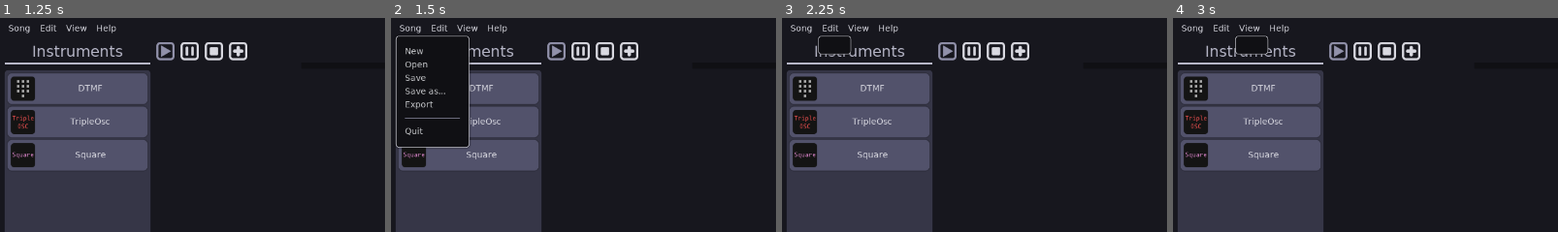
Above: before the commit, frames 1-4 (left to right).
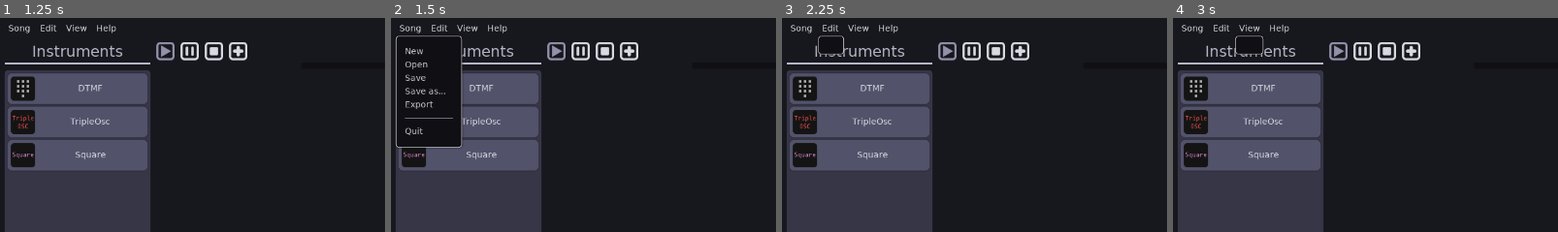
Above: after the commit, the same moments.

Repository: QuadCubedStudios/GoDAW
Game: Godot game, scene res://Main.tscn
Two runs of this game, one before a commit and one after it. Both use one fixed random seed, a clock stepped at 60 frames per second and the inputs below.
Inputs (mouse positions are % of the whole screen's width and height, from its top left):
- Up to frame 1 (1.25 s): click (21, 8) at 0.5 s
- Up to frame 2 (1.5 s): click "Song" at 1.25 s
- Up to frame 3 (2.25 s): click "Edit" at 2 s
- Up to frame 4 (3 s): click "View" at 2.75 s
The pictures show only the part of the screen within x 0-50%, y 0-50%; the shares and areas given below are measured in that part.

Frame 1 is identical in both runs. In frame 2, 1.0% of the frame differs, in the area x 16-21%, y 8-61%; in frame 3, 0.1%; in frame 4, 0.1%.

Commit message:
Theme Stuff

Diff:
--- a/Editor/Scenes/SongEditor/SongEditor.gd
+++ b/Editor/Scenes/SongEditor/SongEditor.gd
@@ -20,12 +20,6 @@
 onready var track_scroll = $TracksScroll
 onready var sequencer = $Sequencer
 onready var instrument_container = $InstrumentContainer
-
-# styles
-# techno: Make this support different themes
-var style_1 = preload("res://Themes/Default/SongButton1.tres")
-var style_2 = preload("res://Themes/Default/SongButton2.tres")
-var style_pressed = preload("res://Themes/Default/SongButtonPressed.tres")
 
 # Takes a Button since it conveniently sends an icon and message
 # TODO: Not use button as param
--- a/Themes/Default/GoDAWTheme.tres
+++ b/Themes/Default/GoDAWTheme.tres
@@ -234,6 +234,22 @@
 corner_radius_bottom_right = 3
 corner_radius_bottom_left = 3
 expand_margin_left = 20.0
+
+[sub_resource type="StyleBoxFlat" id=27]
+bg_color = Color( 0.576471, 0.576471, 0.67451, 1 )
+corner_radius_top_left = 1
+corner_radius_top_right = 1
+corner_radius_bottom_right = 1
+corner_radius_bottom_left = 1
+expand_margin_top = 1.0
+expand_margin_bottom = 2.0
+
+[sub_resource type="StyleBoxLine" id=28]
+color = Color( 0.054902, 0.054902, 0.0705882, 1 )
+grow_begin = 0.0
+grow_end = 2.0
+thickness = 6
+vertical = true
 
 [sub_resource type="StyleBoxFlat" id=20]
 bg_color = Color( 0.152941, 0.152941, 0.152941, 0.0627451 )
@@ -679,10 +695,10 @@
 VScrollBar/icons/decrement_highlight = null
 VScrollBar/icons/increment = null
 VScrollBar/icons/increment_highlight = null
-VScrollBar/styles/grabber = null
-VScrollBar/styles/grabber_highlight = null
-VScrollBar/styles/grabber_pressed = null
-VScrollBar/styles/scroll = null
+VScrollBar/styles/grabber = SubResource( 27 )
+VScrollBar/styles/grabber_highlight = SubResource( 27 )
+VScrollBar/styles/grabber_pressed = SubResource( 27 )
+VScrollBar/styles/scroll = SubResource( 28 )
 VScrollBar/styles/scroll_focus = null
 VSeparator/constants/separation = 4
 VSeparator/styles/separator = null
--- a/Themes/Default/SongButton1.tres
+++ /dev/null
@@ -1,12 +0,0 @@
-[gd_resource type="StyleBoxFlat" format=2]
-
-[resource]
-bg_color = Color( 0.121569, 0.109804, 0.141176, 1 )
-border_width_left = 2
-border_width_top = 2
-border_width_right = 2
-border_width_bottom = 2
-corner_radius_top_left = 5
-corner_radius_top_right = 5
-corner_radius_bottom_right = 5
-corner_radius_bottom_left = 5
--- a/Themes/Default/SongButton2.tres
+++ /dev/null
@@ -1,12 +0,0 @@
-[gd_resource type="StyleBoxFlat" format=2]
-
-[resource]
-bg_color = Color( 0.243137, 0.215686, 0.282353, 1 )
-border_width_left = 2
-border_width_top = 2
-border_width_right = 2
-border_width_bottom = 2
-corner_radius_top_left = 5
-corner_radius_top_right = 5
-corner_radius_bottom_right = 5
-corner_radius_bottom_left = 5
--- a/Themes/Default/SongButtonPressed.tres
+++ /dev/null
@@ -1,12 +0,0 @@
-[gd_resource type="StyleBoxFlat" format=2]
-
-[resource]
-bg_color = Color( 0.486275, 0.435294, 0.568627, 1 )
-border_width_left = 2
-border_width_top = 2
-border_width_right = 2
-border_width_bottom = 2
-corner_radius_top_left = 5
-corner_radius_top_right = 5
-corner_radius_bottom_right = 5
-corner_radius_bottom_left = 5
Not shown: 1 places in Themes/Default/GoDAWTheme.tres that only renumber resources
